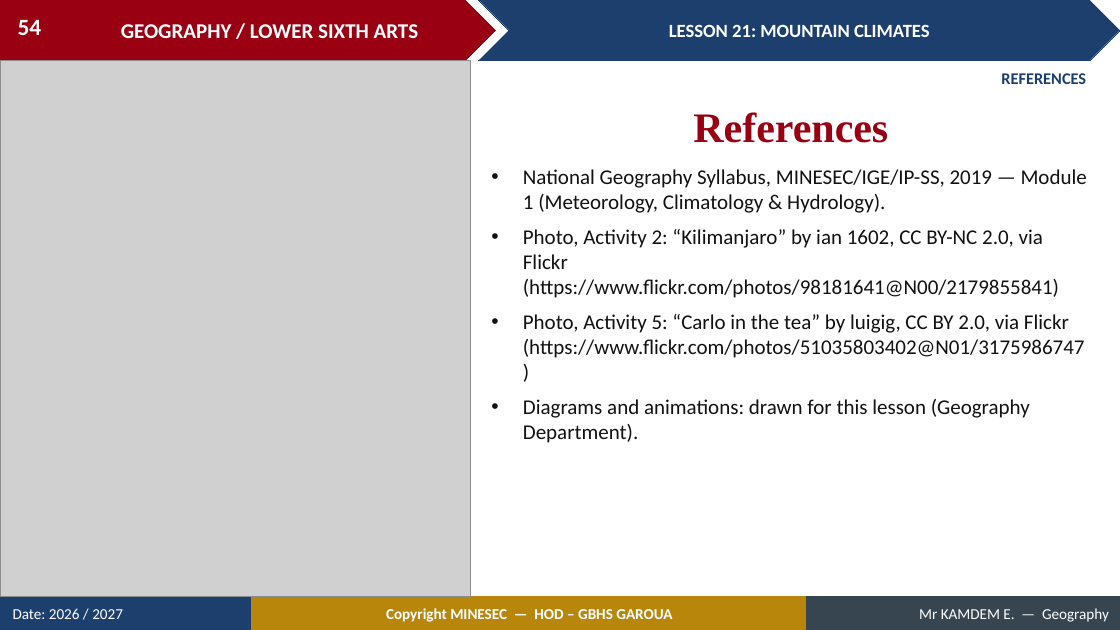
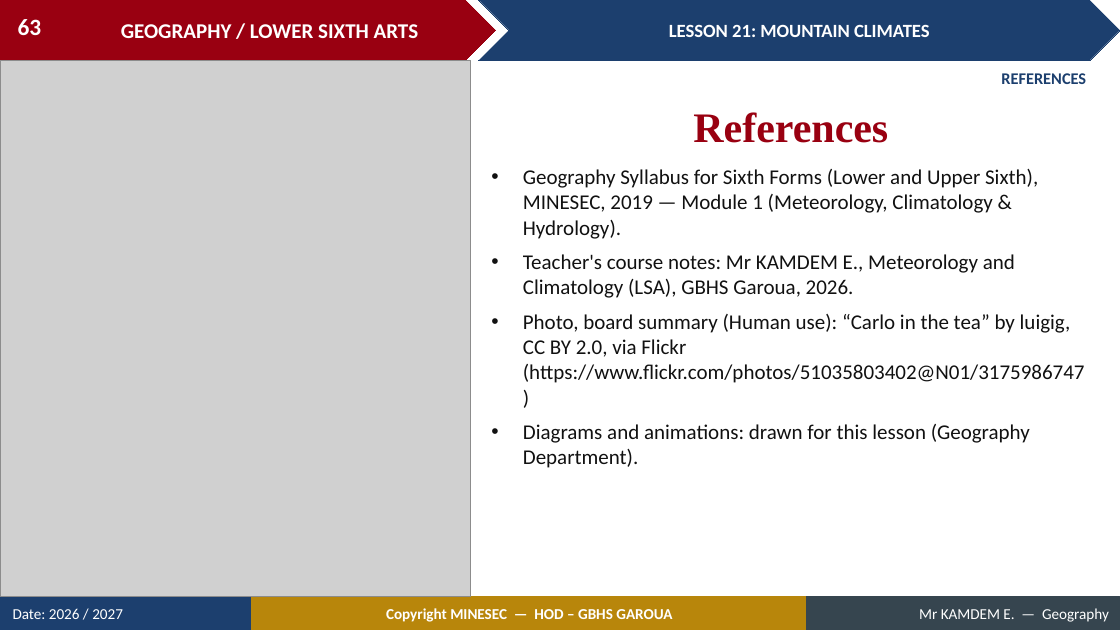
Before and after one commit to Berthautk/linea-github, a slide deck: slide 63 of lecons/LSA/Climatology/04_LSA_CLIM_L21_Mountain_Climates.pptx (slide 54 before the commit). Drawn at 1120x630 pixels with LibreOffice and Linux fonts; fonts in the diff are those of the drawing; grey boxes stand for pictures. Boxes give left, top, right and bottom in pixels: in the first picture for what was removed or moved away, otherwise in the second. Text is boxed around its words. In the diff, an @@ line names an element or a change of style, - is before the commit and + after.

```diff
--- a/lecons/LSA/Climatology/04_LSA_CLIM_L21_Mountain_Climates.pptx
+++ b/lecons/LSA/Climatology/04_LSA_CLIM_L21_Mountain_Climates.pptx
@@ page number at <box>18,19,42,35</box>: text changed @@
-54
+63
@@ text at <box>523,169,1085,383</box>: text changed @@
-• National Geography Syllabus, MINESEC/IGE/IP-SS, 2019 — Module 1 (Meteorology, Climatology & Hydrology).
-• Photo, Activity 2: “Kilimanjaro” by ian 1602, CC BY-NC 2.0, via Flickr (https://www.flickr.com/photos/98181641@N00/2179855841)
-• Photo, Activity 5: “Carlo in the tea” by luigig, CC BY 2.0, via Flickr (https://www.flickr.com/photos/51035803402@N01/3175986747)
+• Geography Syllabus for Sixth Forms (Lower and Upper Sixth), MINESEC, 2019 — Module 1 (Meteorology, Climatology & Hydrology).
+• Teacher's course notes: Mr KAMDEM E., Meteorology and Climatology (LSA), GBHS Garoua, 2026.
+• Photo, board summary (Human use): “Carlo in the tea” by luigig, CC BY 2.0, via Flickr (https://www.flickr.com/photos/51035803402@N01/3175986747)
```
Also in this commit, not shown: 37 other slides changed, 18 slides added, 9 slides removed, 21 other files.
